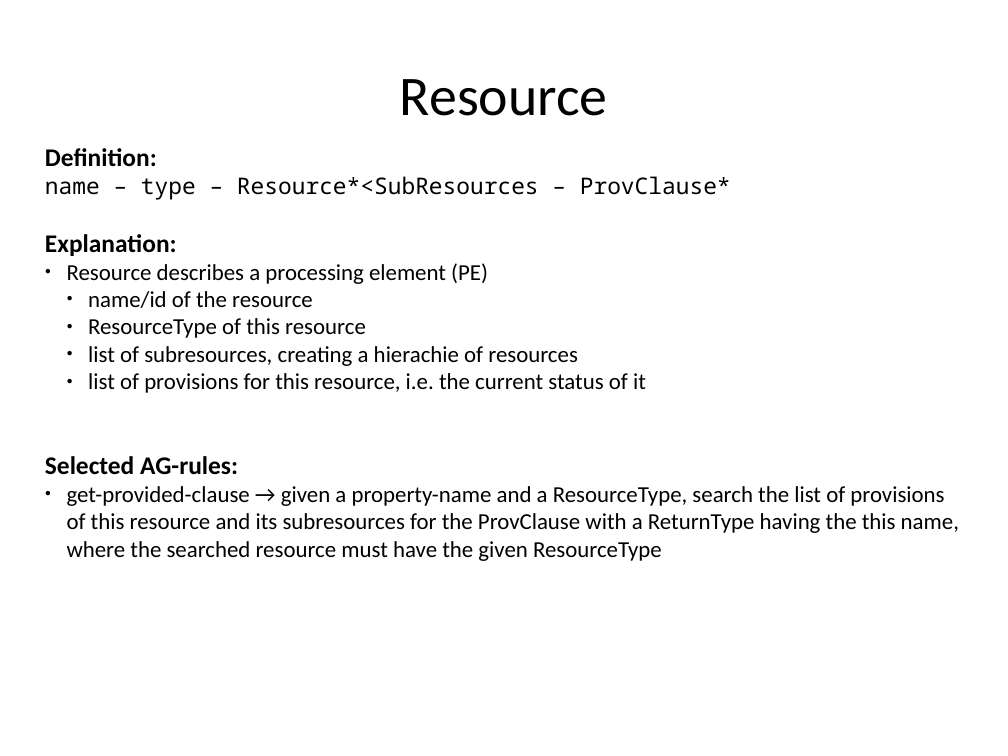
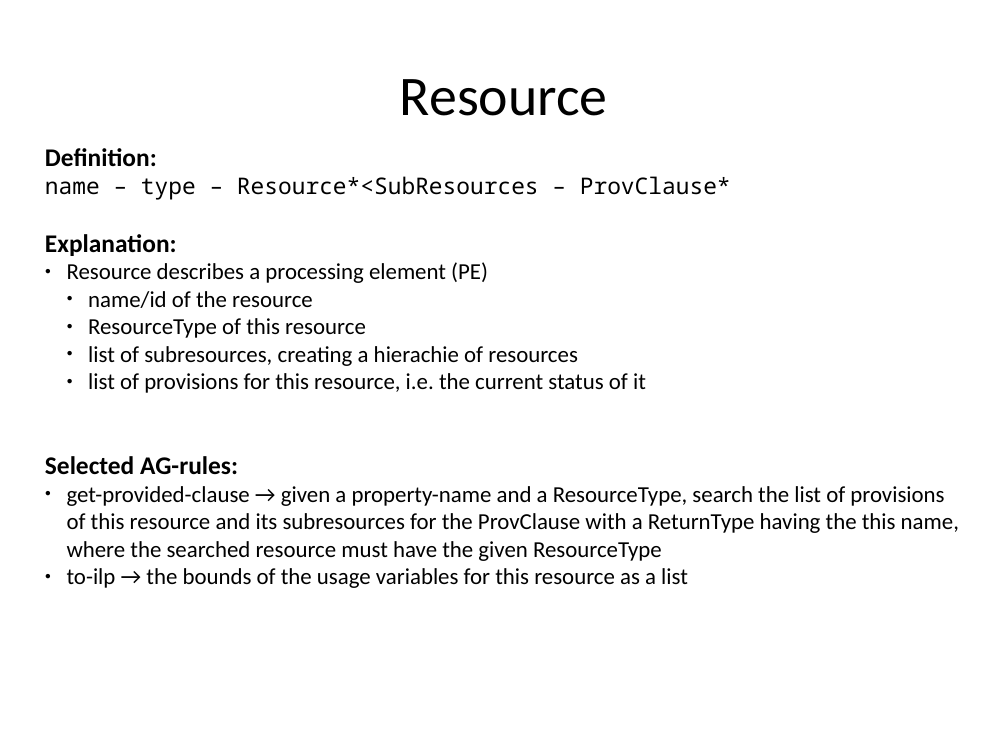
Before and after one commit to rene-schoene/racr-mquat, a slide deck: slide 24 of doc/the-model.odp. Drawn at 1008x756 pixels with LibreOffice and Linux fonts; fonts in the diff are those of the drawing. Boxes give left, top, right and bottom in pixels: in the first picture for what was removed or moved away, otherwise in the second. Text is boxed around its words. In the diff, an @@ line names an element or a change of style, - is before the commit and + after.

```diff
--- a/doc/the-model.odp
+++ b/doc/the-model.odp
@@ text at [67, 568, 688, 588]: paragraph added @@
+● to-ilp → the bounds of the usage variables for this resource as a list
```
Also in this commit, not shown: 8 other slides changed, 1 slide added.
